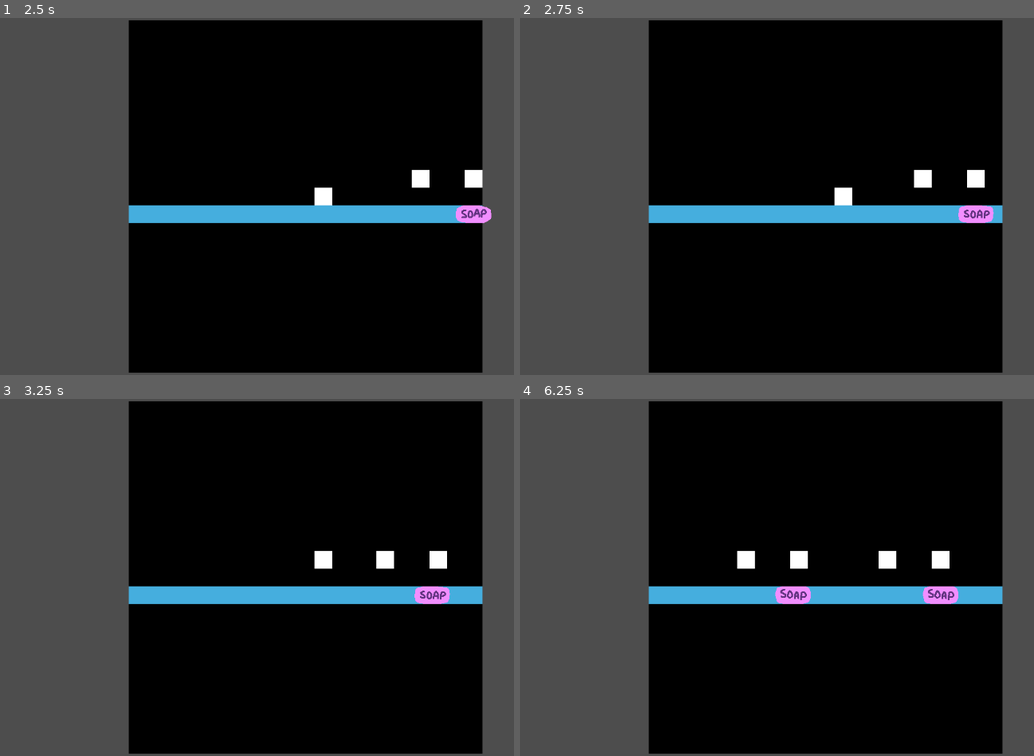
Above: before the commit, frames 1-4 (two rows, left to right).
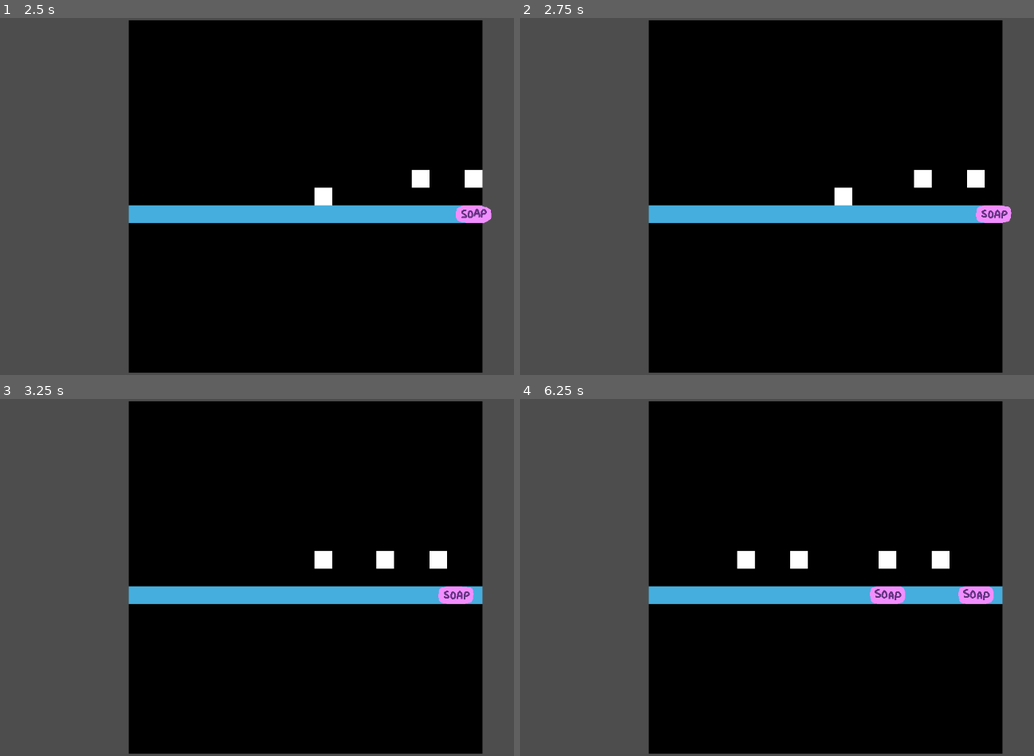
Above: after the commit, the same moments.

Repository: ChrisCee2/20gc3frogger
Game: Godot game, scene res://test_scene.tscn
Two runs of this game, one before a commit and one after it. Both use one fixed random seed, a clock stepped at 60 frames per second and the inputs below.
Inputs:
- Up to frame 1 (2.5 s): tap Enter at 0.5 s; hold D (right) 0.53-1.28 s; hold S (down) 1.28-2.03 s; hold D (right) from 2.03 s (still down)
- Up to frame 2 (2.75 s): keep holding D (right)
- Up to frame 3 (3.25 s): release D (right) at 2.78 s; hold W (up) from 2.78 s (still down)
- Up to frame 4 (6.25 s): release W (up) at 3.53 s; hold A (left) 3.53-5.03 s; hold S (down) 5.03-5.78 s; hold D (right) from 5.78 s (still down)

Frame 1 is identical in both runs. In frame 2, 0.4% of the frame differs, in the area x 85-96%, y 52-58%; in frame 3, 0.5%; in frame 4, 1.3%, in the area x 49-93%, y 52-58%.

Commit message:
GC3-32: Make soap move slower

Diff:
--- a/objects/soap.gd
+++ b/objects/soap.gd
@@ -5,7 +5,7 @@
 @onready var collision_shape: CollisionShape2D = $CollisionShape2D
 
 @export var should_move_left: bool = true
-@export_range(0, 10) var move_interval: float = 0.3
+@export_range(0, 10) var move_interval: float = 1
 
 var move_direction: Vector2 = Vector2.ZERO
 var is_started: bool = false
--- a/test_scene.tscn
+++ b/test_scene.tscn
@@ -45,6 +45,7 @@
 object = NodePath("Soap")
 
 [node name="Soap" parent="Spawner" instance=ExtResource("3_sasra")]
+move_interval = 0.6
 
 [node name="Spawner2" parent="." node_paths=PackedStringArray("object_parent", "object") instance=ExtResource("6_8pr8v")]
 position = Vector2(336, -32)
